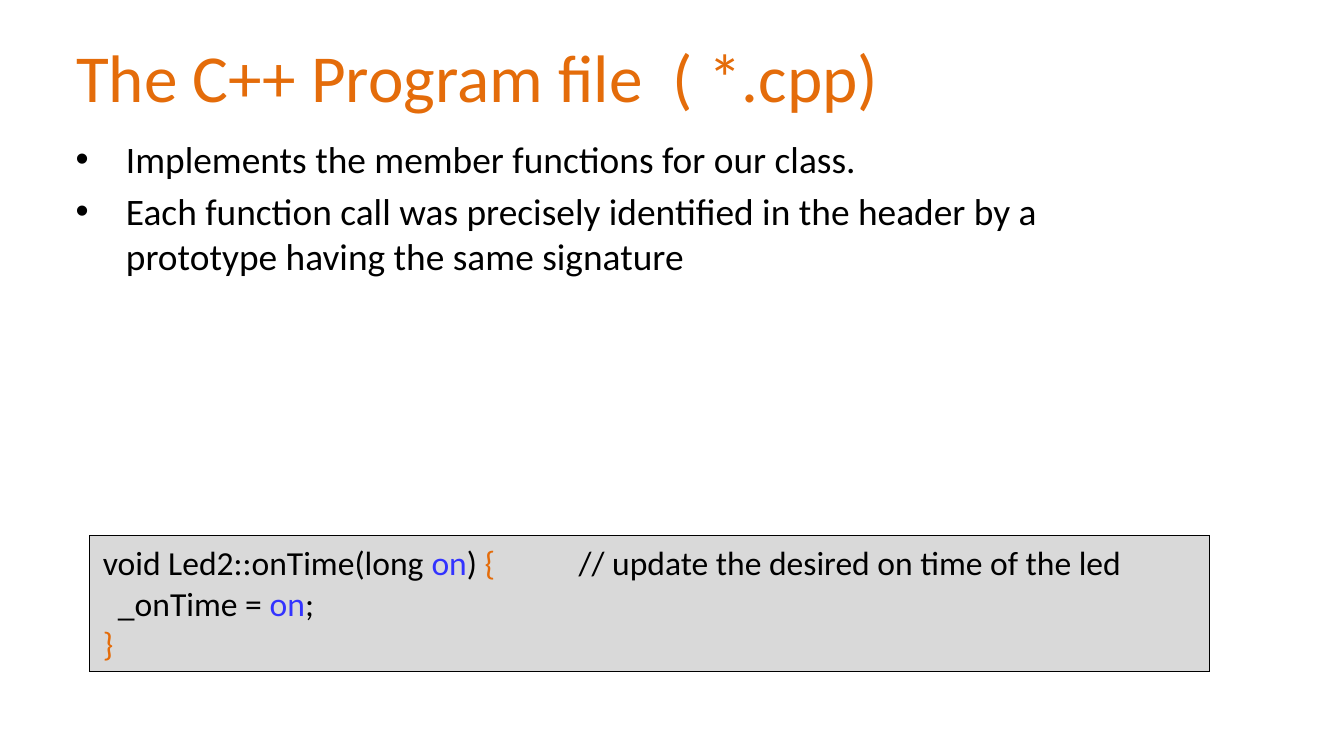
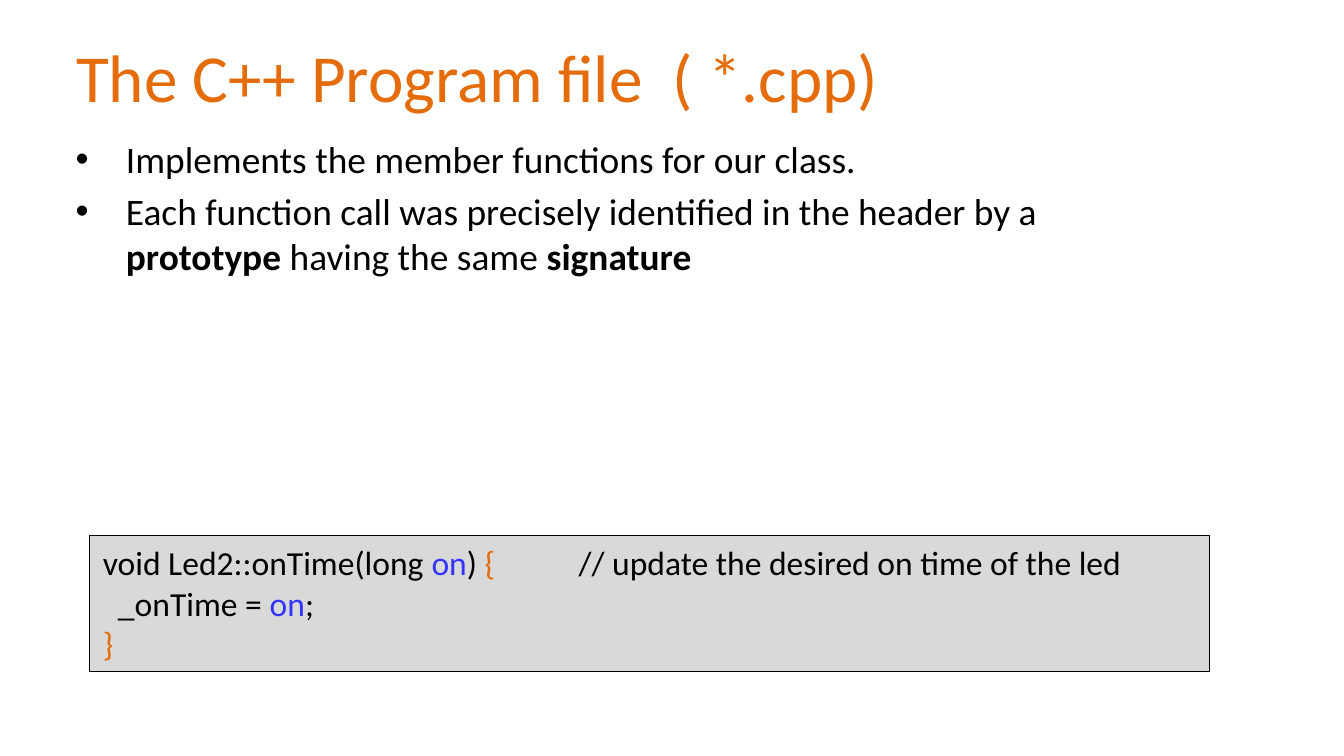
Before and after one commit to Alan-Lomax/MERG-SIG-Presentations, a slide deck: slide 16 of Introduction to Class Programming Part 2.pptx. Drawn at 1344x756 pixels with LibreOffice and Linux fonts; fonts in the diff are those of the drawing; background and template pictures are left out. Boxes give left, top, right and bottom in pixels: in the first picture for what was removed or moved away, otherwise in the second. Text is boxed around its words. In the diff, an @@ line names an element or a change of style, - is before the commit and + after.

```diff
--- a/Introduction to Class Programming Part 2.pptx
+++ b/Introduction to Class Programming Part 2.pptx
@@ text at <box>126,199,1037,277</box>: bold on in "prototype signature" @@
```
Also in this commit, not shown: 7 other slides changed, 3 slides added.
